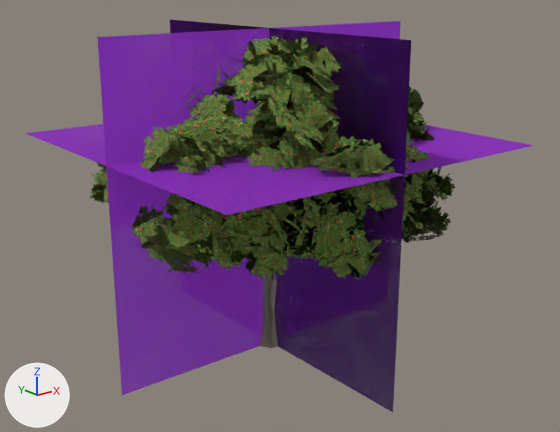
Before and after pictures for a commit that changed the glTF model data/models/board/vegetation/orchard-leaning.glb.
One viewpoint serves both versions: a 50 mm camera at (-42.4, -54.6, 34.5) aimed at (0.5, -0.9, 13.1). Every picture has the same lights, and +X, +Y and +Z are marked at lower left. The picture after the commit comes second. Where no turn or scale is listed for an object, it has been applied to the vertices. Vertices at exactly the same position are counted once.

In view in the first picture: 'orchard-leaning-lod0.001', 'orchard-leaning-lod1.001', 'orchard-leaning-lod2.001', 'orchard-leaning-lod3.001'.
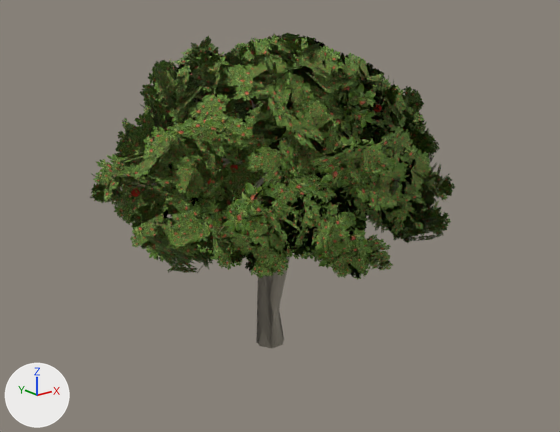
What changed in the scene script:
```text
Change mat_impostor:
    where n3 = _N.new('ShaderNodeMath'); n3.name = 'Math.001'
    add n3.inputs[1].default_value = 0.227  # 'Value'
Change me_orchard_leaning_lod3:
    used by ob_orchard_leaning_lod3_001; location = (0.0, 0.0, 0.0)
    remove me_orchard_leaning_lod3.from_pydata(...)  # 12 vertices, 6 faces; spans x -16.1..16.5, y -16.4..16.6, z 0.0..30.0
    add me_orchard_leaning_lod3.from_pydata(...)  # 12 vertices, 6 faces; spans x -16.1..16.6, y -16.4..16.6, z 0.0..30.0
    me_orchard_leaning_lod3 part 1: the loose piece of 4 vertices spanning x -16.1..16.5, y -16.4..16.6, z 20.2 is moved by (0.1, 0.0, -0.5)
    me_orchard_leaning_lod3 part 2: 6 faces centred in x -5.2..5.6, y -5.4..5.6, z 10.0..20.2 are repainted in the vertex colours; the middle colour goes from purple #b634ff to pink #fe32cd
    other edits to the shape of me_orchard_leaning_lod3 do not show in these pictures
```

Where the change shows, as pixel boxes (x1, y1, x2, y2) in the pictures (560 x 432 px; the box of a moved part takes in the faces that stretch with it):
'orchard-leaning-lod3.001', surface changed, reshaped, recoloured (not visible afterwards)
    before: (25, 20, 534, 412)
part 1 of me_orchard_leaning_lod3, moved or reshaped (not visible afterwards)
    before: (25, 123, 534, 215)
part 2 of me_orchard_leaning_lod3, recoloured (purple)
    before: (25, 20, 534, 412)
